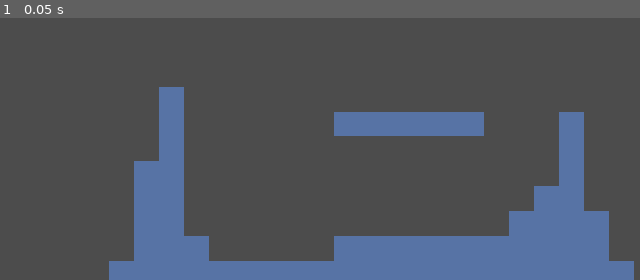
Above: before the commit, frame 1.
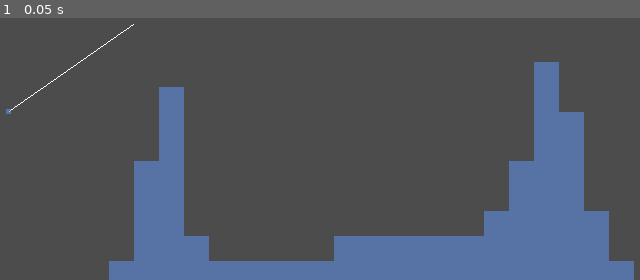
Above: after the commit, the same moment.

Repository: Synthasmagoria/Project-Seeker
Game: Godot game, scene res://levels/test/test.tscn
Two runs of this game, one before a commit and one after it. Both use one fixed random seed, a clock stepped at 60 frames per second and the inputs below.
Inputs:
- Up to frame 1 (0.05 s): no input

The runs differ from the first frame. In frame 1, 5.2% of the frame differs, in the area x 0-88%, y 2-84%.

Commit message:
fumbling around

Diff:
--- /dev/null
+++ b/project/aware_platform.gd
@@ -0,0 +1,30 @@
+extends KinematicBody2D
+
+class_name PlayerAwarePlatform
+
+signal player_entered
+signal player_left
+
+var player : Node
+var on : bool setget set_on
+func set_on(val : bool) -> void:
+	if on && !val:
+		emit_signal("player_left")
+	elif !on && val:
+		emit_signal("player_entered")
+	on = val
+
+func _ready() -> void:
+	set_process(false)
+
+func _process(delta: float) -> void:
+	set_on(player.state_machine.get_current_state().name == "Grounded")
+
+func _on_PlayerChecker_body_entered(body: Node) -> void:
+	player = body
+	set_process(true)
+
+func _on_PlayerChecker_body_exited(body: Node) -> void:
+	player = null
+	set_on(false)
+	set_process(false)
--- a/project/levels/test/test.tscn
+++ b/project/levels/test/test.tscn
@@ -1,40 +1,8 @@
-[gd_scene load_steps=6 format=2]
+[gd_scene load_steps=4 format=2]
 
 [ext_resource path="res://objects/solidmap/solids_16.tscn" type="PackedScene" id=1]
 [ext_resource path="res://objects/player/player.tscn" type="PackedScene" id=2]
-[ext_resource path="res://objects/platform/platform.tscn" type="PackedScene" id=3]
-
-[sub_resource type="Animation" id=1]
-length = 0.001
-tracks/0/type = "value"
-tracks/0/path = NodePath(".:position")
-tracks/0/interp = 1
-tracks/0/loop_wrap = true
-tracks/0/imported = false
-tracks/0/enabled = true
-tracks/0/keys = {
-"times": PoolRealArray( 0 ),
-"transitions": PoolRealArray( 1 ),
-"update": 0,
-"values": [ Vector2( 192, 240 ) ]
-}
-
-[sub_resource type="Animation" id=2]
-resource_name = "movement"
-length = 4.0
-loop = true
-tracks/0/type = "value"
-tracks/0/path = NodePath(".:position")
-tracks/0/interp = 1
-tracks/0/loop_wrap = true
-tracks/0/imported = false
-tracks/0/enabled = true
-tracks/0/keys = {
-"times": PoolRealArray( 0, 2 ),
-"transitions": PoolRealArray( 1, 1 ),
-"update": 0,
-"values": [ Vector2( 192, 240 ), Vector2( 128, 112 ) ]
-}
+[ext_resource path="res://objects/momentum wheel/momentum_wheel_c.tscn" type="PackedScene" id=3]
 
 [node name="Test" type="Node2D"]
 __meta__ = {
@@ -43,20 +11,10 @@
 
 [node name="Solids16" parent="." instance=ExtResource( 1 )]
 collision_mask = 0
-tile_data = PoolIntArray( 720903, 0, 0, 786439, 0, 0, 786446, 0, 0, 786447, 0, 0, 786448, 0, 0, 786449, 0, 0, 786450, 0, 0, 786451, 0, 0, 786455, 0, 0, 851975, 0, 0, 851991, 0, 0, 917510, 0, 0, 917511, 0, 0, 917527, 0, 0, 983046, 0, 0, 983047, 0, 0, 983062, 0, 0, 983063, 0, 0, 1048582, 0, 0, 1048583, 0, 0, 1048597, 0, 0, 1048598, 0, 0, 10 …(553 unchanged characters)…
+tile_data = PoolIntArray( 655382, 0, 0, 720903, 0, 0, 720918, 0, 0, 786439, 0, 0, 786454, 0, 0, 786455, 0, 0, 851975, 0, 0, 851990, 0, 0, 851991, 0, 0, 917510, 0, 0, 917511, 0, 0, 917525, 0, 0, 917526, 0, 0, 917527, 0, 0, 983046, 0, 0, 983047, 0, 0, 983061, 0, 0, 983062, 0, 0, 983063, 0, 0, 1048582, 0, 0, 1048583, 0, 0, 1048596, 0, 0, 1048597, 0, 0, 1048598, 0, 0, 10 …(553 unchanged characters)…
+
+[node name="Wheel" parent="." instance=ExtResource( 3 )]
+position = Vector2( 32, 160 )
 
 [node name="Player" parent="." instance=ExtResource( 2 )]
-position = Vector2( 240, 240 )
-
-[node name="Platform" parent="." instance=ExtResource( 3 )]
-position = Vector2( 192, 240 )
-motion/sync_to_physics = true
-
-[node name="AnimationPlayer" type="AnimationPlayer" parent="Platform"]
-autoplay = "movement"
-playback_process_mode = 0
-anims/RESET = SubResource( 1 )
-anims/movement = SubResource( 2 )
-
-[node name="Platform2" parent="." instance=ExtResource( 3 )]
-position = Vector2( 256, 160 )
+position = Vector2( 128, 80 )
--- /dev/null
+++ b/project/objects/momentum wheel/momentum_wheel.gd
@@ -0,0 +1,51 @@
+extends Node2D
+
+## The platform that is being affected
+var affected_platform : PlayerAwarePlatform
+
+## The wheel's current speed along the path
+var momentum := 0.0
+## The maximum speed along the path
+var momentum_max := 400.0
+## The speed at which the wheel accelerates based on pressure put on its platforms
+var momentum_acceleration := 96.0
+## The speed at which the wheel slows down on its own
+var momentum_friction := 4.0
+## The path follow node used to calculate movement
+onready var path_follow := $Path/PathFollow
+##
+var previous_position := Vector2.ZERO
+
+func _ready() -> void:
+	_connect_to_child_platforms()
+	previous_position = path_follow.position
+
+func _physics_process(delta: float) -> void:
+	if is_instance_valid(affected_platform):
+		var _platform_down = Vector2(
+			affected_platform.position.y,
+			-affected_platform.position.x).normalized()
+		var _effect = _platform_down.dot(Vector2.UP)
+		momentum += _effect * momentum_acceleration * delta
+
+	momentum = (abs(momentum) - momentum_friction * delta) * sign(momentum)
+	previous_position = path_follow.position
+	path_follow.offset += momentum * delta
+
+	var _collision : KinematicCollision2D
+	for n in $Platforms.get_children():
+		_collision = n.move_and_collide(path_follow.position - previous_position)
+		if _collision: # move other node out of the way
+			print(_collision.collider.move_and_collide(_collision.remainder))
+			n.move_and_collide(_collision.remainder)
+
+func _on_AwarePlatform_player_entered(platform : PlayerAwarePlatform) -> void:
+	affected_platform = platform
+
+func _on_AwarePlatform_player_left(platform : PlayerAwarePlatform) -> void:
+	affected_platform = null
+
+func _connect_to_child_platforms() -> void:
+	for n in $Platforms.get_children():
+		n.connect("player_entered", self, "_on_AwarePlatform_player_entered", [n])
+		n.connect("player_left", self, "_on_AwarePlatform_player_left", [n])
--- /dev/null
+++ b/project/objects/momentum wheel/momentum_wheel.tscn
@@ -0,0 +1,27 @@
+[gd_scene load_steps=5 format=2]
+
+[ext_resource path="res://objects/platform/aware_platform.tscn" type="PackedScene" id=1]
+[ext_resource path="res://objects/momentum wheel/momentum_wheel.gd" type="Script" id=2]
+[ext_resource path="res://objects/solidmap/solid.png" type="Texture" id=3]
+
+[sub_resource type="Curve2D" id=1]
+_data = {
+"points": PoolVector2Array( 85.8164, 68.3353, -85.8164, -68.3353, 0, 0, -54.0326, -54.0326, 54.0326, 54.0326, 160, -96, 0, 0, 0, 0, 272, -64, 60.9191, -39.2001, -60.9191, 39.2001, 280, 112, 0, 0, 0, 0, 128, 88 )
+}
+
+[node name="Wheel" type="Node2D"]
+script = ExtResource( 2 )
+
+[node name="Platforms" type="Node2D" parent="."]
+
+[node name="AwarePlatform" parent="Platforms" instance=ExtResource( 1 )]
+position = Vector2( 64, 0 )
+
+[node name="Path" type="Path2D" parent="."]
+curve = SubResource( 1 )
+
+[node name="PathFollow" type="PathFollow2D" parent="Path"]
+rotate = false
+
+[node name="Wheel" type="Sprite" parent="Path/PathFollow"]
+texture = ExtResource( 3 )
--- /dev/null
+++ b/project/objects/momentum wheel/momentum_wheel_b.gd
@@ -0,0 +1,33 @@
+extends PathFollow2D
+
+## The platform that is being affected
+var affected_platform : PlayerAwarePlatform
+
+## The wheel's current speed along the path
+var momentum := 0.0
+## The maximum speed along the path
+var momentum_max := 400.0
+## The speed at which the wheel accelerates based on pressure put on its platforms
+var momentum_acceleration := 96.0
+## The speed at which the wheel slows down on its own
+var momentum_friction := 4.0
+## The path follow node used to
+var previous_position := Vector2.ZERO
+
+func _ready() -> void:
+#	_connect_to_child_platforms()
+	previous_position = position
+
+func _process(delta: float) -> void:
+	offset += 100.0 * delta
+
+func _on_AwarePlatform_player_entered(platform : PlayerAwarePlatform) -> void:
+	affected_platform = platform
+
+func _on_AwarePlatform_player_left(platform : PlayerAwarePlatform) -> void:
+	affected_platform = null
+
+func _connect_to_child_platforms() -> void:
+	for n in $Platforms.get_children():
+		n.connect("player_entered", self, "_on_AwarePlatform_player_entered", [n])
+		n.connect("player_left", self, "_on_AwarePlatform_player_left", [n])
--- /dev/null
+++ b/project/objects/momentum wheel/momentum_wheel_b.tscn
@@ -0,0 +1,18 @@
+[gd_scene load_steps=4 format=2]
+
+[ext_resource path="res://objects/platform/aware_platform.tscn" type="PackedScene" id=1]
+[ext_resource path="res://objects/momentum wheel/momentum_wheel_b.gd" type="Script" id=2]
+[ext_resource path="res://objects/solidmap/solid.png" type="Texture" id=3]
+
+[node name="PathFollow" type="PathFollow2D"]
+rotate = false
+loop = false
+script = ExtResource( 2 )
+
+[node name="Wheel" type="Sprite" parent="."]
+scale = Vector2( 0.1, 0.1 )
+texture = ExtResource( 3 )
+
+[node name="AwarePlatform" parent="." instance=ExtResource( 1 )]
+position = Vector2( 64, 0 )
+motion/sync_to_physics = true
--- /dev/null
+++ b/project/objects/momentum wheel/momentum_wheel_c.gd
@@ -0,0 +1,32 @@
+extends Node2D
+
+onready var path_follow := $Path2D/PathFollow
+onready var platform := $AwarePlatform
+## Momentum along the path
+var momentum : float
+## Direction along the path
+var direction : float = 1.0
+
+func _physics_process(delta: float) -> void:
+	var _prev_pos = path_follow.position
+	if momentum != 0.0:
+		path_follow.offset += momentum * delta
+		platform.position += path_follow.position - _prev_pos
+		if is_equal_approx(path_follow.offset, $Path2D.curve.get_baked_length()) || path_follow.offset == 0.0:
+			direction *= -1.0
+		update()
+
+func _draw() -> void:
+	for n in get_children():
+		if n is PlayerAwarePlatform:
+			draw_line(path_follow.position, n.position, Color.white)
+
+
+func _on_AwarePlatform_player_entered() -> void:
+	momentum = 100.0 * direction
+	print("entered")
+
+
+func _on_AwarePlatform_player_left() -> void:
+	momentum = 0.0
+	print("left")
--- /dev/null
+++ b/project/objects/momentum wheel/momentum_wheel_c.tscn
@@ -0,0 +1,33 @@
+[gd_scene load_steps=5 format=2]
+
+[ext_resource path="res://objects/platform/aware_platform.tscn" type="PackedScene" id=1]
+[ext_resource path="res://objects/momentum wheel/momentum_wheel_c.gd" type="Script" id=2]
+[ext_resource path="res://objects/solidmap/solid.png" type="Texture" id=3]
+
+[sub_resource type="Curve2D" id=1]
+_data = {
+"points": PoolVector2Array( 0, 0, 0, 0, -16, 32, -103.461, 14.8651, 103.461, -14.8651, 152, 64, 0, 0, 0, 0, 256, 0 )
+}
+
+[node name="Wheel" type="Node2D"]
+position = Vector2( 88, 136 )
+script = ExtResource( 2 )
+
+[node name="AwarePlatform" parent="." instance=ExtResource( 1 )]
+position = Vector2( 64, -24 )
+motion/sync_to_physics = true
+
+[node name="Path2D" type="Path2D" parent="."]
+curve = SubResource( 1 )
+
+[node name="PathFollow" type="PathFollow2D" parent="Path2D"]
+position = Vector2( -16, 32 )
+rotate = false
+loop = false
+
+[node name="Wheel" type="Sprite" parent="Path2D/PathFollow"]
+scale = Vector2( 0.1, 0.1 )
+texture = ExtResource( 3 )
+
+[connection signal="player_entered" from="AwarePlatform" to="." method="_on_AwarePlatform_player_entered"]
+[connection signal="player_left" from="AwarePlatform" to="." method="_on_AwarePlatform_player_left"]
--- /dev/null
+++ b/project/objects/platform/aware_platform.tscn
@@ -0,0 +1,23 @@
+[gd_scene load_steps=4 format=2]
+
+[ext_resource path="res://aware_platform.gd" type="Script" id=1]
+[ext_resource path="res://objects/platform/platform.tscn" type="PackedScene" id=2]
+
+[sub_resource type="RectangleShape2D" id=1]
+extents = Vector2( 16, 0.5 )
+
+[node name="AwarePlatform" instance=ExtResource( 2 )]
+moving_platform_apply_velocity_on_leave = 2
+script = ExtResource( 1 )
+
+[node name="PlayerChecker" type="Area2D" parent="." index="1"]
+collision_layer = 0
+collision_mask = 2
+monitorable = false
+
+[node name="Shape" type="CollisionShape2D" parent="PlayerChecker" index="0"]
+position = Vector2( 0, -9 )
+shape = SubResource( 1 )
+
+[connection signal="body_entered" from="PlayerChecker" to="." method="_on_PlayerChecker_body_entered"]
+[connection signal="body_exited" from="PlayerChecker" to="." method="_on_PlayerChecker_body_exited"]
--- a/project/objects/player/player.gd
+++ b/project/objects/player/player.gd
@@ -1,5 +1,6 @@
 extends KinematicBody2D
 
+# TODO: Move state specific variables into their respective classes
 var walk_speed := 150.0
 var velocity := Vector2.ZERO
 var gravity := 1000.0
@@ -12,24 +13,24 @@
 var on_floor : bool
 var on_platform : bool
 var previous_position : Vector2
+var snap_distance := 4.0
+
+## The state machine dictating player behavior
+onready var state_machine := $StateMachine
 
 static func get_walk_input() -> float:
 	return Input.get_action_strength("right") - Input.get_action_strength("left")
 
-static func dampen_jump_velocity(vel : float, damp : float) -> float:
-	var _dampen = vel < 0
-	return vel * damp * float(_dampen) + vel * float(!_dampen)
-
 func refresh_airjumps() -> void:
 	airjump_count = 0
 
-func velocity_movement(vel : Vector2, up : Vector2) -> void:
+func velocity_movement(vel : Vector2, up : Vector2, snap : bool) -> void:
 	previous_position = position
-	move_and_slide(velocity, up)
+	move_and_slide_with_snap(velocity, up * -snap_distance * float(snap), up)
 
 func distance_movement(dist : Vector2) -> void:
 	previous_position = position
 	move_and_collide(dist)
 
 func _ready() -> void:
-	$StateMachine.init([self])
+	state_machine.init([self])
--- a/project/objects/player/states/airborne.gd
+++ b/project/objects/player/states/airborne.gd
@@ -18,6 +18,10 @@
 func exit() -> void:
 	pass
 
+static func dampen_jump_velocity(vel : float, damp : float) -> float:
+	var _dampen = vel < 0.0
+	return vel * damp * float(_dampen) + vel * float(!_dampen)
+
 func process(delta : float) -> String:
 	# Set walking velocity like normal
 	player.velocity.x = get_walk_velocity()
@@ -32,7 +36,7 @@
 
 	# Soften the jump arc when jump is released
 	if Input.is_action_just_released("jump") && player.velocity.y <= 0.0:
-		player.velocity.y *= jump_dampen
+		player.velocity.y = dampen_jump_velocity(player.velocity.y, player.jump_dampen)
 
 	# Bonk!
 	if player.is_on_ceiling():
@@ -72,7 +76,7 @@
 			player.distance_movement(Vector2(0.0, _plat_top.y - _feet.y))
 			player.velocity.y = 0.0
 
-	player.velocity_movement(player.velocity, Vector2.UP)
+	player.velocity_movement(player.velocity, Vector2.UP, false)
 
 	# Change state
 	if player.is_on_floor():
--- a/project/objects/player/states/grounded.gd
+++ b/project/objects/player/states/grounded.gd
@@ -1,7 +1,5 @@
 extends PlayerState
 
-var walk_speed := 150.0
-var gravity := 1000.0
 var jump_strength := 400.0
 
 func enter() -> void:
@@ -17,10 +15,14 @@
 	# Set falling speed to gravity (for floor check)
 	player.velocity.y = get_frame_gravity(delta)
 
+	# A vairable for toggling snap off when jumping
+	var _jumped = false
+
 	if Input.is_action_just_pressed("jump"):
 		player.velocity.y = -jump_strength
+		_jumped = true
 
-	player.velocity_movement(player.velocity, Vector2.UP)
+	player.velocity_movement(player.velocity, Vector2.UP, !_jumped)
 
 	if player.is_on_floor():
 		return KEEP_STATE
--- a/project/project.godot
+++ b/project/project.godot
@@ -13,6 +13,11 @@
 "class": "Math",
 "language": "GDScript",
 "path": "res://global/math.gd"
+}, {
+"base": "KinematicBody2D",
+"class": "PlayerAwarePlatform",
+"language": "GDScript",
+"path": "res://aware_platform.gd"
 }, {
 "base": "State",
 "class": "PlayerState",
@@ -31,6 +36,7 @@
 } ]
 _global_script_class_icons={
 "Math": "",
+"PlayerAwarePlatform": "",
 "PlayerState": "",
 "State": "",
 "Util": ""
Not shown, changed: documents/Development log.docx
Not shown, added: documents/avoid obstacles.png
Not shown, added: documents/avoid obstacles.sai2
Not shown, added: documents/concept.png
Not shown, added: documents/gain momentum.png
Not shown, added: documents/gain momentum.sai2
Not shown, added: documents/hacknplan.png
